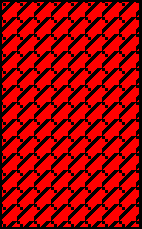
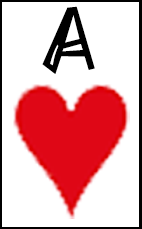
Layers edited between the first and the second 142 x 229 image:
hid "レイヤー 34" over [2, 2, 139, 227]
hid "レイヤー 36" over [2, 2, 139, 227]
showed group "アカス－ト" (7 layers) over [5, 75, 136, 224]
showed group "ハート" (1st of 2, in "マーク" › "アカス－ト") (2 layers) over [6, 77, 135, 224]
added layer "A" in group "ナンバー" over [42, 6, 95, 74]
